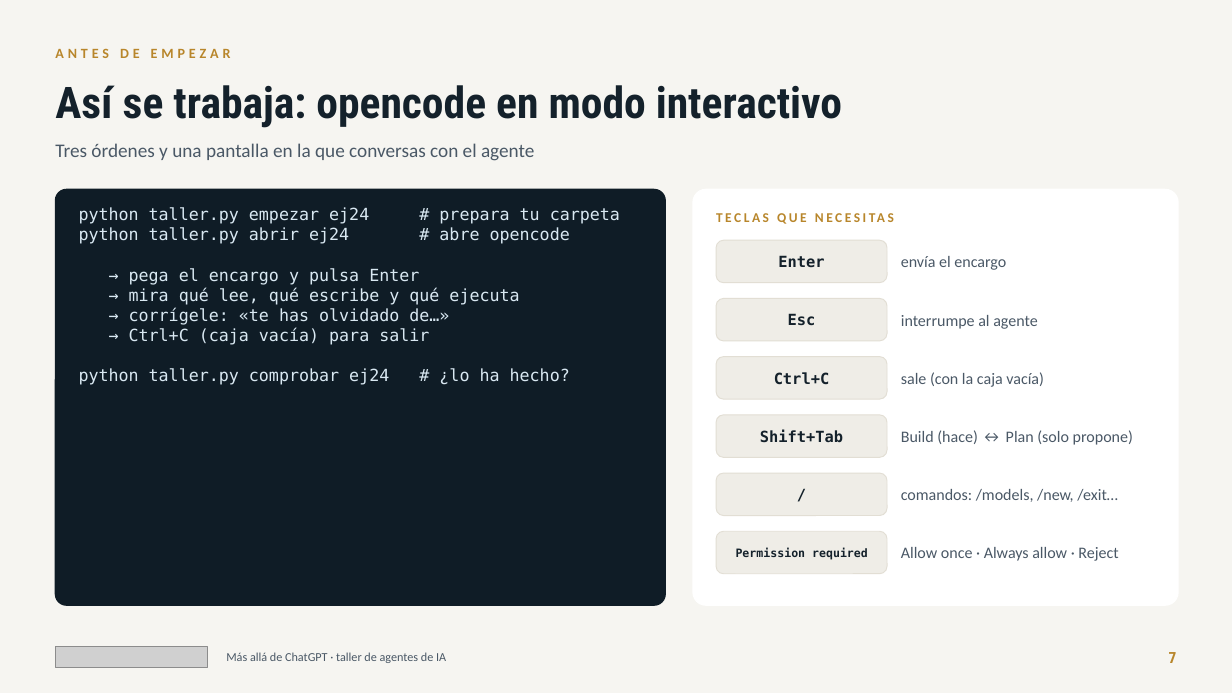
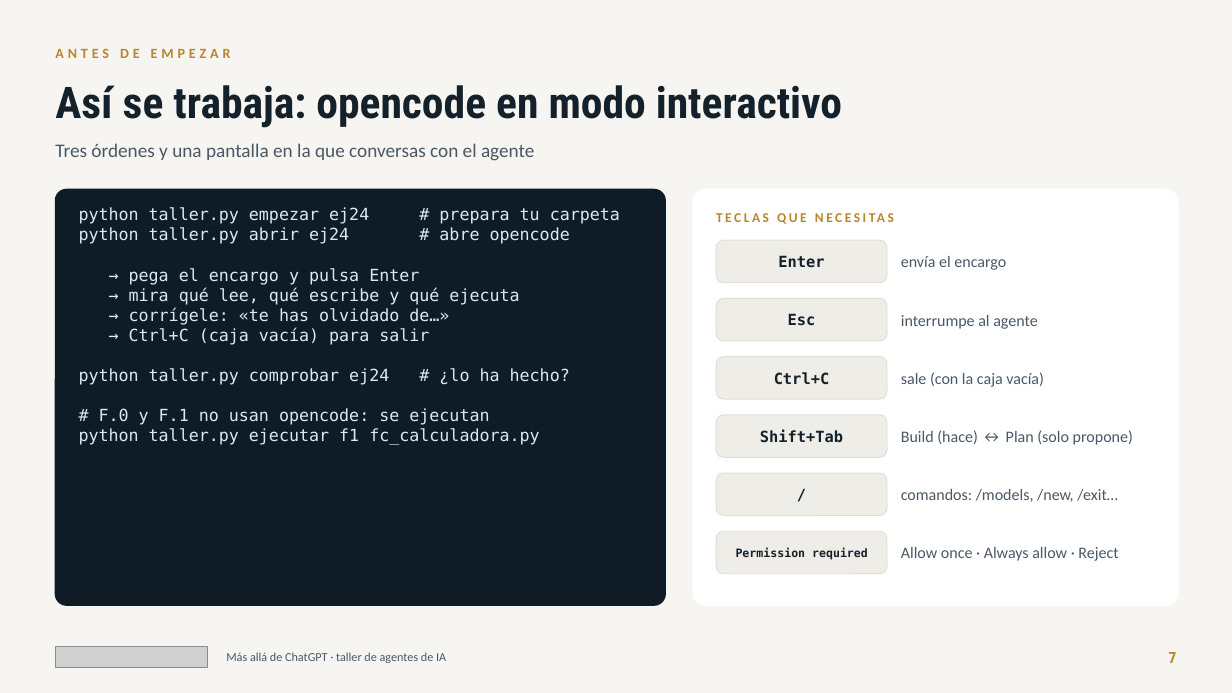
Before and after one commit to jlasherasTracasa/taller_semana_ia_2026, a slide deck: slide 7 of presentacion/taller-agentes-ia.pptx. Drawn at 1232x693 pixels with LibreOffice and Linux fonts; fonts in the diff are those of the drawing; grey boxes stand for pictures. Boxes give left, top, right and bottom in pixels: in the first picture for what was removed or moved away, otherwise in the second. Text is boxed around its words. In the diff, an @@ line names an element or a change of style, - is before the commit and + after.

Commit message:
Presentación: diapositiva «Clave de clase» con QR (el PIN se dice en clase), QR de valoraciones en el cierre, F.0/F.1 con «ejecutar», sin etiquetas de validación

```diff
--- a/presentacion/taller-agentes-ia.pptx
+++ b/presentacion/taller-agentes-ia.pptx
@@ text at <box>79,408,539,445</box>: paragraphs added @@
+# F.0 y F.1 no usan opencode: se ejecutan
+python taller.py ejecutar f1 fc_calculadora.py
```
Also in this commit, not shown: 46 other slides changed, 1 slide added, 2 other files.
